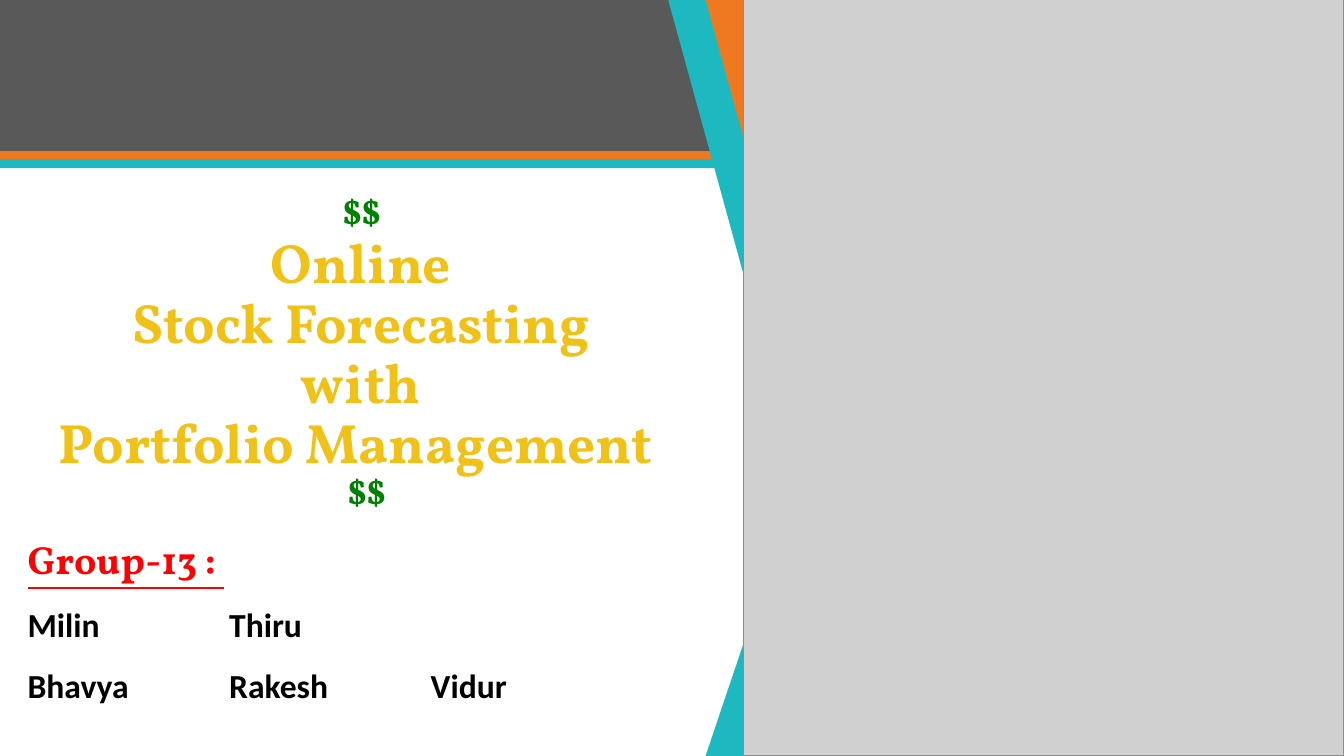
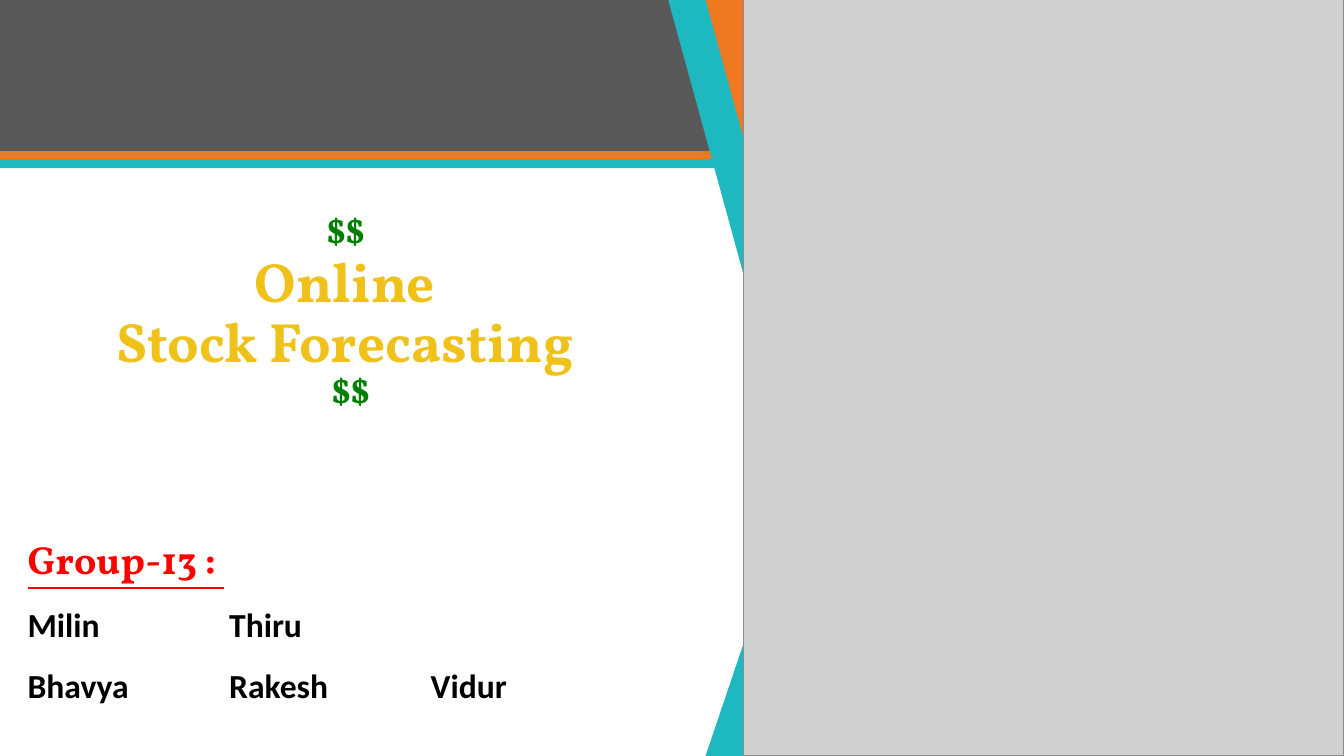
Before and after one commit to mJaiswal/Stock-Market-Prediction-Project, a slide deck: slide 1 of All Documentation/Presentations/Group 13 - ECE 568 - Final Project Preliminary Presentation.pptx. Drawn at 1344x756 pixels with LibreOffice and Linux fonts; fonts in the diff are those of the drawing; grey boxes stand for pictures. Boxes give left, top, right and bottom in pixels: in the first picture for what was removed or moved away, otherwise in the second. Text is boxed around its words. In the diff, an @@ line names an element or a change of style, - is before the commit and + after.

```diff
--- a/All Documentation/Presentations/Group 13 - ECE 568 - Final Project Preliminary Presentation.pptx
+++ b/All Documentation/Presentations/Group 13 - ECE 568 - Final Project Preliminary Presentation.pptx
@@ title at [116,262,574,388]: text changed @@
-$$
-Online
-Stock Forecasting
-with
-Portfolio Management
-$$
+$$
+Online
+Stock Forecasting
+$$
```
Also in this commit, not shown: 8 other slides changed, 2 slides added, 11 slides removed, 1 other file.
